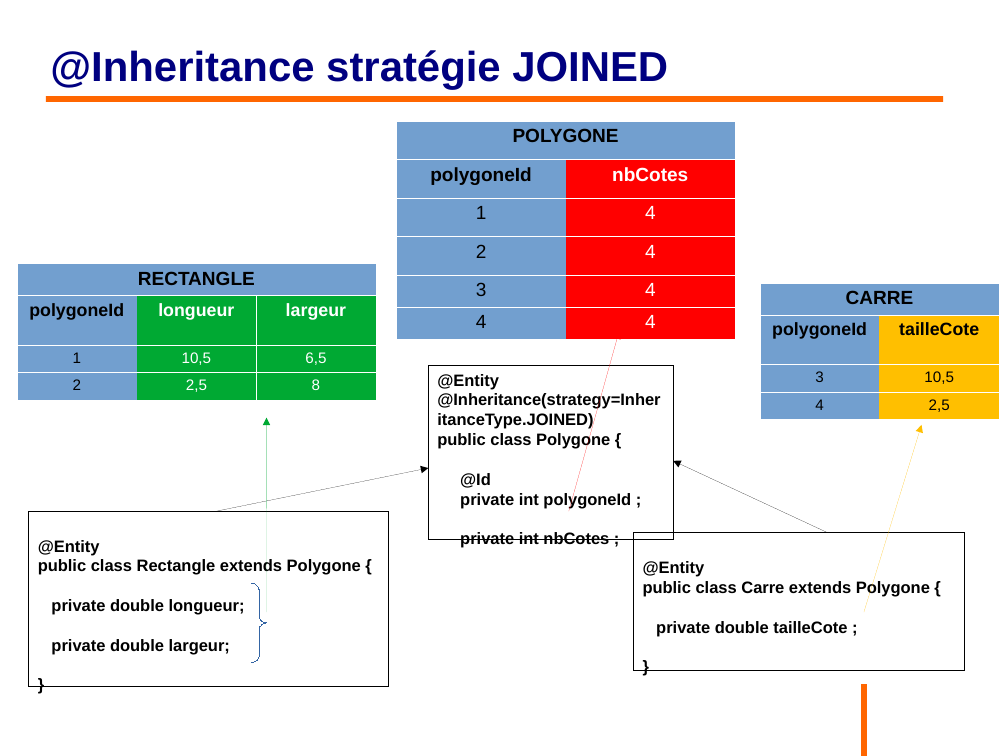
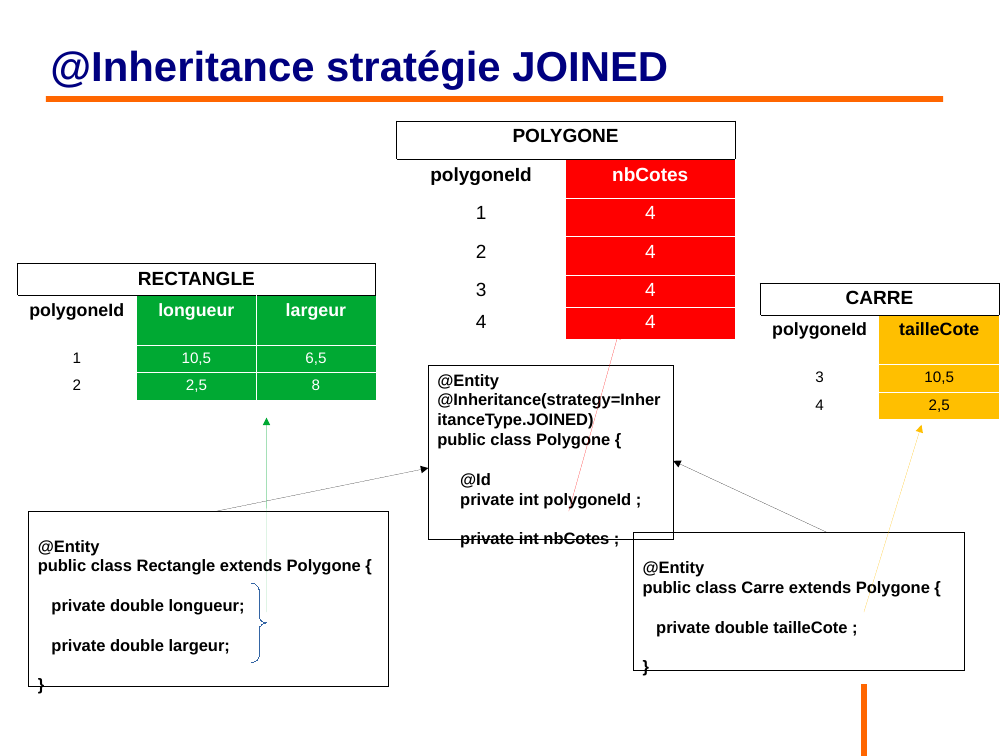
Before and after one commit to philphils/formation-hibernate-basique, a slide deck: slide 70 of Documentation/diapo_formation_hibernate.odp. Drawn at 1008x756 pixels with LibreOffice and Linux fonts; fonts in the diff are those of the drawing; background and template pictures are left out. Boxes give left, top, right and bottom in pixels: in the first picture for what was removed or moved away, otherwise in the second. Text is boxed around its words. In the diff, an @@ line names an element or a change of style, - is before the commit and + after.

```diff
--- a/Documentation/diapo_formation_hibernate.odp
+++ b/Documentation/diapo_formation_hibernate.odp
@@ table at [397, 121, 735, 332] @@
@@ fill #729FCF to none in 6 cells @@
@@ borders changed @@
@@ table at [17, 263, 377, 396] @@
@@ fill #729FCF to none in 4 cells @@
@@ borders changed @@
@@ table at [760, 284, 1000, 416] @@
@@ fill #729FCF to none in 4 cells @@
@@ borders changed @@
```
Also in this commit, not shown: 19 other slides changed, 2 slides added.
